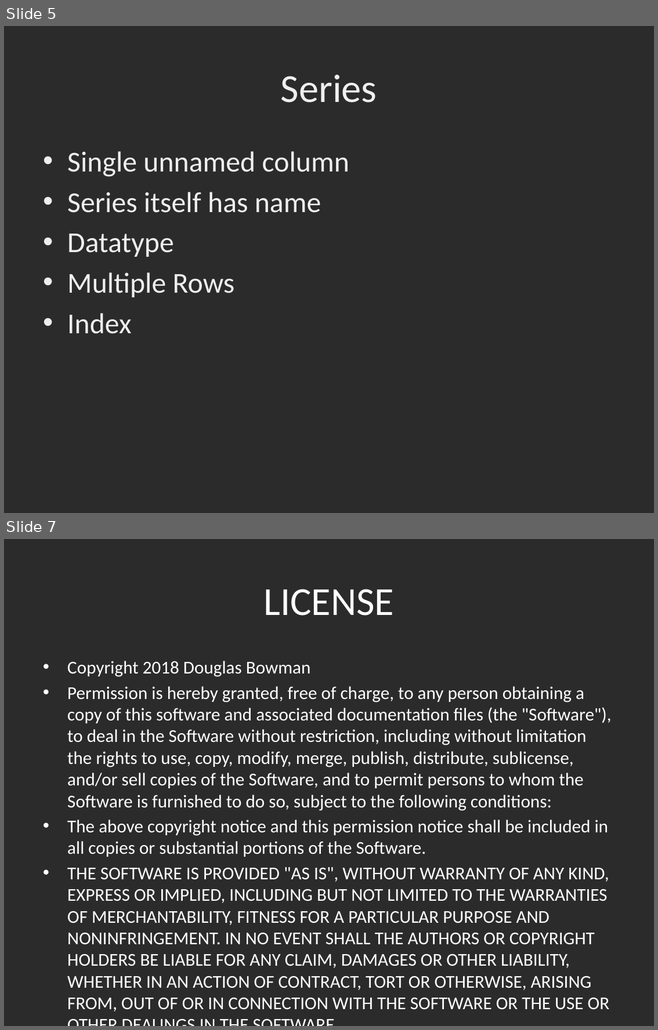
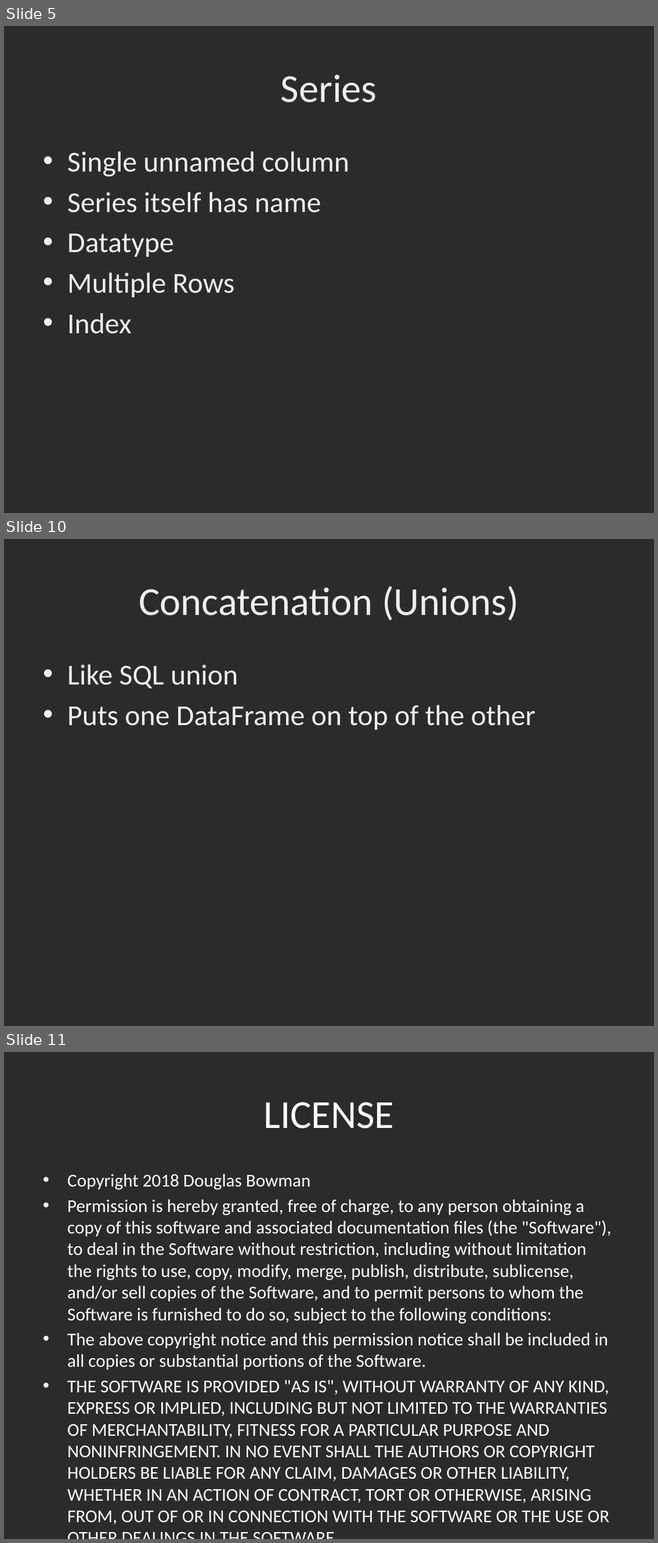
Before and after one commit to dbowmans46/PracticalProgramming, a slide deck: Session 7 - Python/Instructional Material/Session 7 – Python Pandas Data Wrangling.pptx. Shown one above the other, each under a label of ours: slides 5 and 7 before the commit, slides 5, 10 and 11 after it; the slides between them are not shown. The pictures are 658x1030 and 658x1543 pixels, drawn with LibreOffice and Linux fonts; fonts in the diff are those of the drawing; background and template pictures are left out; a plain dark background stands for a picture behind light text. Boxes give left, top, right and bottom in pixels: in the first picture for what was removed or moved away, otherwise in the second. Text is boxed around its words. In the diff, an @@ line names an element or a change of style, - is before the commit and + after.

```diff
--- a/Session 7 - Python/Instructional Material/Session 7 – Python Pandas Data Wrangling.pptx
+++ b/Session 7 - Python/Instructional Material/Session 7 – Python Pandas Data Wrangling.pptx
@@ slide 10 added at bbox=[4, 539, 654, 1026], background picture (left out) @@
@@ title added at bbox=[139, 586, 518, 621], 44 pt, text #EFEFEF @@
+Concatenation (Unions)
@@ text added at bbox=[67, 664, 535, 730], 32 pt, text #EFEFEF @@
+• Like SQL union
+• Puts one DataFrame on top of the other
@@ what was slide 7 is now slide 11 @@
```
Also in this commit, not shown: 2 slides changed, 3 other slides added.
